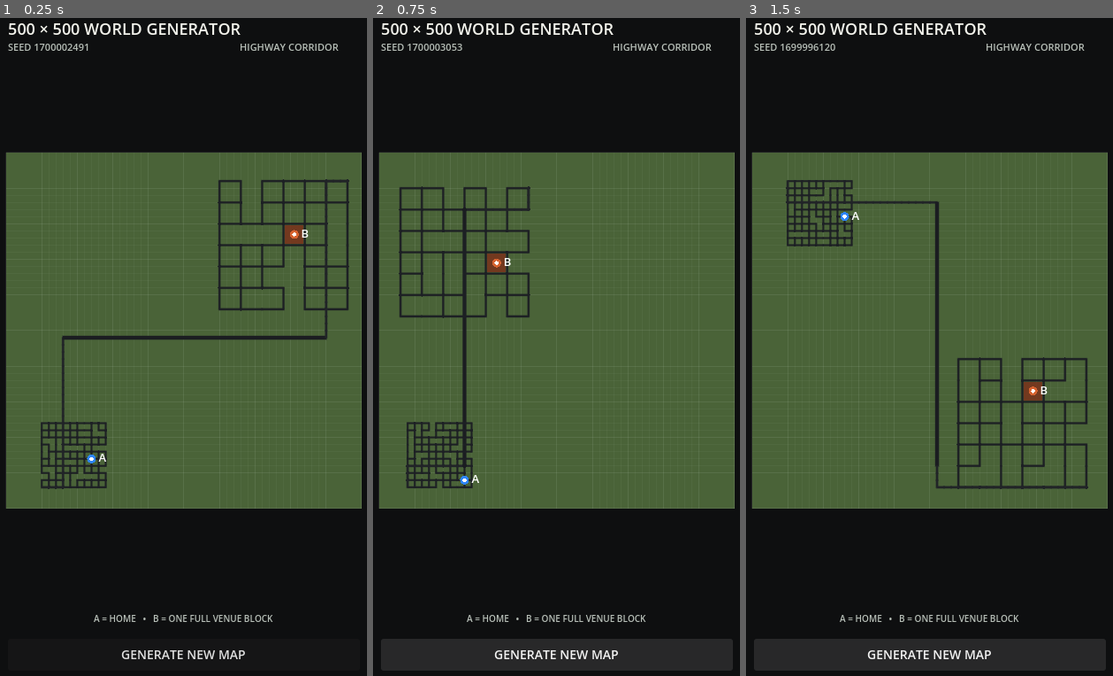
Above: before the commit, frames 1-3 (left to right).
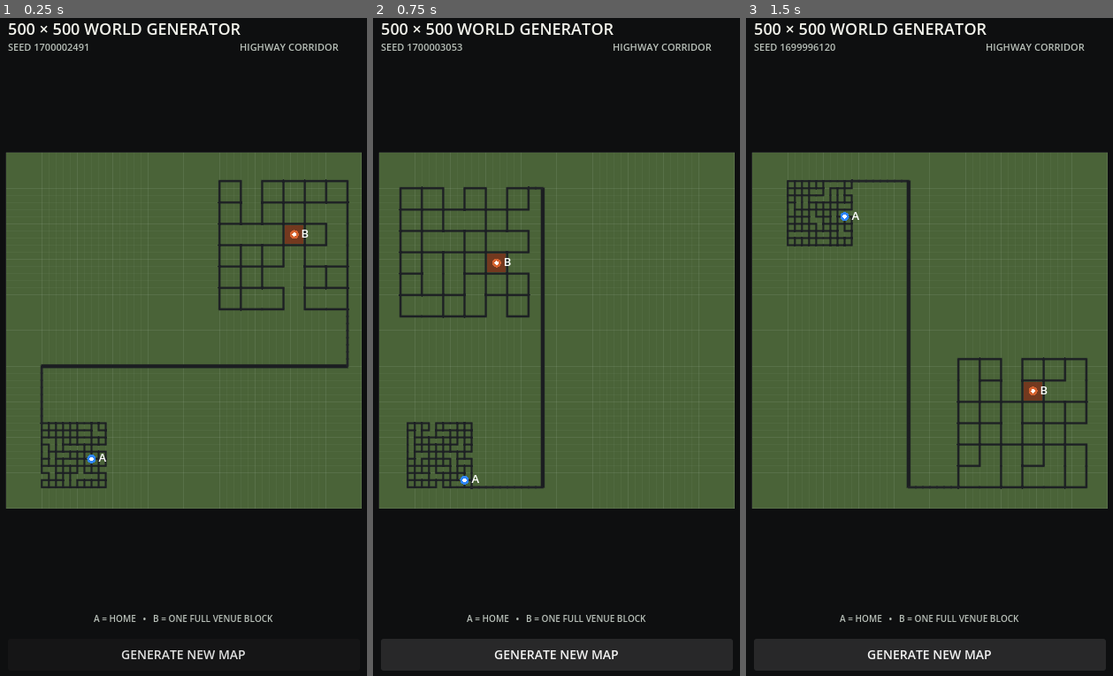
Above: after the commit, the same moments.

Repository: patrickcallahancomedy/comedian
Game: Godot game, scene res://scenes/drive/grid_world_prototype.tscn
Two runs of this game, one before a commit and one after it. Both use one fixed random seed, a clock stepped at 60 frames per second and the inputs below. This scene is started directly instead of the project's main scene.
Inputs:
- Up to frame 1 (0.25 s): no input
- Up to frame 2 (0.75 s): click "GENERATE NEW MAP" at 0.5 s
- Up to frame 3 (1.5 s): click "GENERATE NEW MAP" at 1.25 s

The runs differ from the first frame. In frame 1, 1.3% of the frame differs, in the area x 10-96%, y 24-72%; in frame 2, 0.9%; in frame 3, 1.1%.

Commit message:
Keep long highways outside local street grids

Diff:
--- a/godot/scripts/drive/grid_world_generator.gd
+++ b/godot/scripts/drive/grid_world_generator.gd
@@ -645,47 +645,74 @@
 
 
 func _generate_highway_connection() -> void:
+	var neighborhood_center := Vector2i(neighborhood_rect.get_center())
+	var city_center := Vector2i(city_rect.get_center())
+	var delta := city_center - neighborhood_center
+	var dominant_horizontal: bool = abs(delta.x) >= abs(delta.y)
+
+	var entry := Vector2i.ZERO
+	var exit := Vector2i.ZERO
+
+	if dominant_horizontal:
+		var highway_y: int = _safe_horizontal_highway_y()
+
+		if city_center.x >= neighborhood_center.x:
+			entry = Vector2i(
+				neighborhood_rect.position.x,
+				highway_y
+			)
+			exit = Vector2i(
+				city_rect.end.x,
+				highway_y
+			)
+		else:
+			entry = Vector2i(
+				neighborhood_rect.end.x,
+				highway_y
+			)
+			exit = Vector2i(
+				city_rect.position.x,
+				highway_y
+			)
+	else:
+		var highway_x: int = _safe_vertical_highway_x()
+
+		if city_center.y >= neighborhood_center.y:
+			entry = Vector2i(
+				highway_x,
+				neighborhood_rect.position.y
+			)
+			exit = Vector2i(
+				highway_x,
+				city_rect.end.y
+			)
+		else:
+			entry = Vector2i(
+				highway_x,
+				neighborhood_rect.end.y
+			)
+			exit = Vector2i(
+				highway_x,
+				city_rect.position.y
+			)
+
+	entry = _clamp_to_world(_snap_point(entry, CONNECTOR_STEP))
+	exit = _clamp_to_world(_snap_point(exit, CONNECTOR_STEP))
+
+	# Re-pick the local gateways for this safe external corridor. The long
+	# highway stays outside both generated street grids, while short connector
+	# roads bridge from each district boundary to its highway endpoint.
+	neighborhood_gateway = _closest_boundary_node(
+		neighborhood_grid,
+		entry
+	)
+	city_gateway = _closest_boundary_node(
+		city_grid,
+		exit
+	)
+
 	var start := Vector2i(nodes[neighborhood_gateway])
 	var finish := Vector2i(nodes[city_gateway])
-	var delta := finish - start
-
-	var dominant_horizontal: bool = abs(delta.x) >= abs(delta.y)
-	var entry := start
-	var exit := finish
-
-	if dominant_horizontal:
-		var direction_x := 1 if delta.x >= 0 else -1
-		var highway_y: int = _snap_int(
-			int(round((float(start.y) + float(finish.y)) * 0.5)),
-			20
-		)
-
-		entry = Vector2i(
-			start.x + direction_x * 30,
-			highway_y
-		)
-		exit = Vector2i(
-			finish.x - direction_x * 30,
-			highway_y
-		)
-	else:
-		var direction_y := 1 if delta.y >= 0 else -1
-		var highway_x: int = _snap_int(
-			int(round((float(start.x) + float(finish.x)) * 0.5)),
-			20
-		)
-
-		entry = Vector2i(
-			highway_x,
-			start.y + direction_y * 30
-		)
-		exit = Vector2i(
-			highway_x,
-			finish.y - direction_y * 30
-		)
-
-	entry = _clamp_to_world(_snap_point(entry, CONNECTOR_STEP))
-	exit = _clamp_to_world(_snap_point(exit, CONNECTOR_STEP))
 
 	_add_grid_path(
 		start,
@@ -702,8 +729,7 @@
 		true
 	)
 
-	# Highway is one uninterrupted straight run. Any turns required to reach
-	# it belong to the connectors, not the highway itself.
+	# Highway remains one uninterrupted straight run.
 	var entry_id: int = _add_node(entry)
 	var exit_id: int = _add_node(exit)
 
@@ -715,6 +741,76 @@
 			exit_id,
 			RoadClass.HIGHWAY
 		)
+
+
+func _safe_horizontal_highway_y() -> int:
+	var neighborhood_top: int = neighborhood_rect.position.y
+	var neighborhood_bottom: int = neighborhood_rect.end.y
+	var city_top: int = city_rect.position.y
+	var city_bottom: int = city_rect.end.y
+	var raw_y: int = 0
+
+	# If the two districts occupy different rows, use the open space between
+	# them. Otherwise, place the highway on the inward side of both districts.
+	if neighborhood_bottom < city_top:
+		raw_y = int(round(
+			(float(neighborhood_bottom) + float(city_top)) * 0.5
+		))
+	elif city_bottom < neighborhood_top:
+		raw_y = int(round(
+			(float(city_bottom) + float(neighborhood_top)) * 0.5
+		))
+	else:
+		var combined_center: float = (
+			float(mini(neighborhood_top, city_top))
+			+ float(maxi(neighborhood_bottom, city_bottom))
+		) * 0.5
+
+		if combined_center < float(GRID_SIZE) * 0.5:
+			raw_y = maxi(neighborhood_bottom, city_bottom) + 20
+		else:
+			raw_y = mini(neighborhood_top, city_top) - 20
+
+	return clampi(
+		_snap_int(raw_y, CONNECTOR_STEP),
+		WORLD_MARGIN,
+		GRID_SIZE - WORLD_MARGIN
+	)
+
+
+func _safe_vertical_highway_x() -> int:
+	var neighborhood_left: int = neighborhood_rect.position.x
+	var neighborhood_right: int = neighborhood_rect.end.x
+	var city_left: int = city_rect.position.x
+	var city_right: int = city_rect.end.x
+	var raw_x: int = 0
+
+	# If the two districts occupy different columns, use the open space
+	# between them. Otherwise, place the highway on the inward side of both.
+	if neighborhood_right < city_left:
+		raw_x = int(round(
+			(float(neighborhood_right) + float(city_left)) * 0.5
+		))
+	elif city_right < neighborhood_left:
+		raw_x = int(round(
+			(float(city_right) + float(neighborhood_left)) * 0.5
+		))
+	else:
+		var combined_center: float = (
+			float(mini(neighborhood_left, city_left))
+			+ float(maxi(neighborhood_right, city_right))
+		) * 0.5
+
+		if combined_center < float(GRID_SIZE) * 0.5:
+			raw_x = maxi(neighborhood_right, city_right) + 20
+		else:
+			raw_x = mini(neighborhood_left, city_left) - 20
+
+	return clampi(
+		_snap_int(raw_x, CONNECTOR_STEP),
+		WORLD_MARGIN,
+		GRID_SIZE - WORLD_MARGIN
+	)
 
 
 func _add_grid_path(
